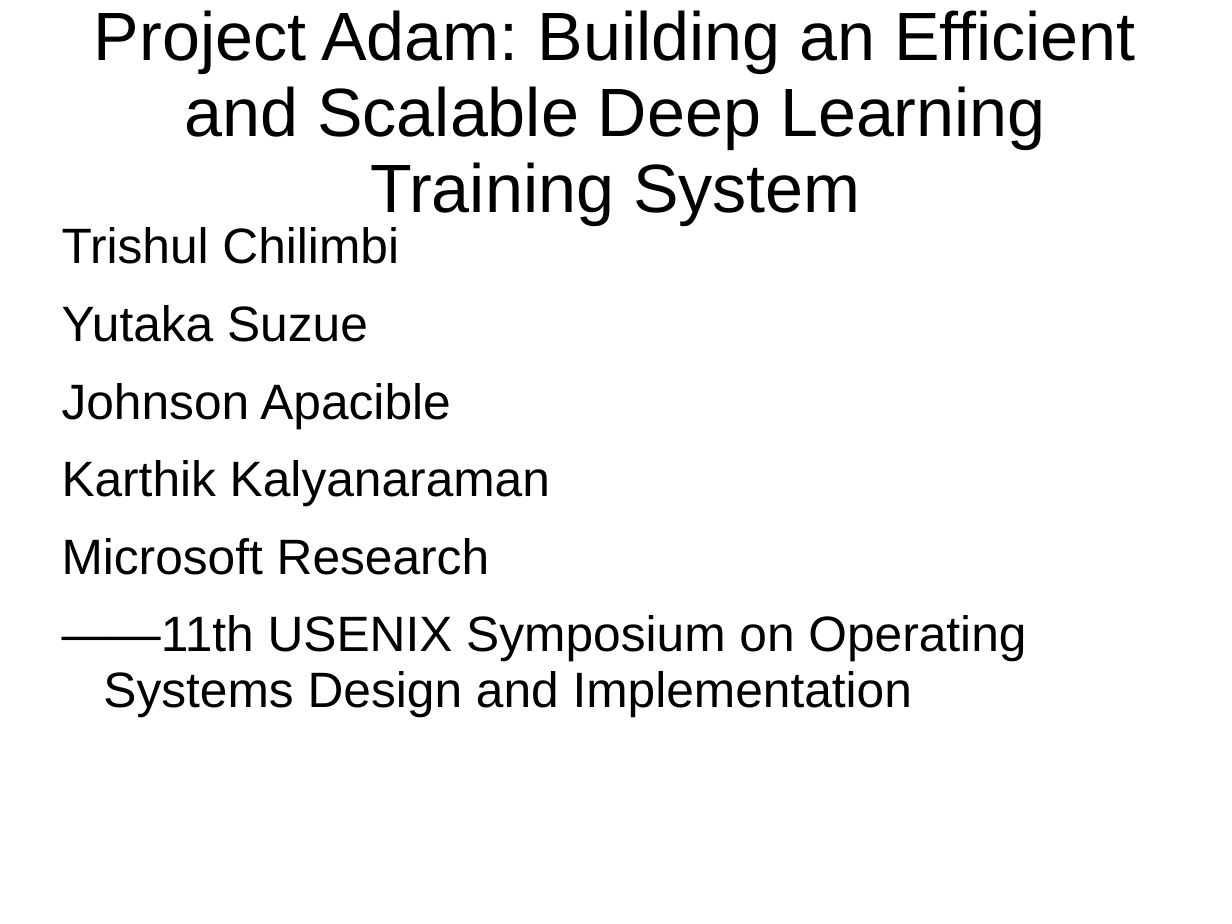
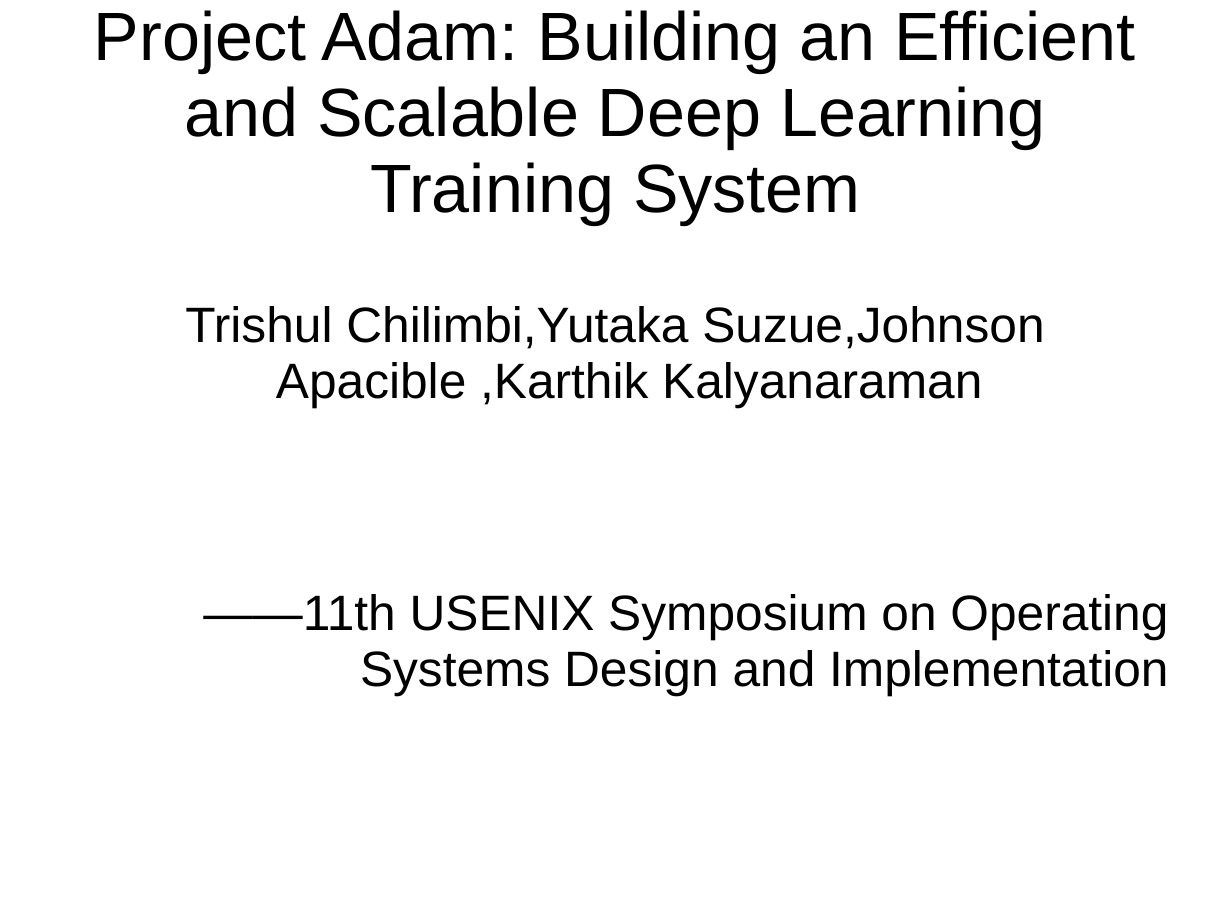
Before and after one commit to GBXU/LearnDemo, a slide deck: slide 3 of Notes/distributed ML systems scalability.pptx. Drawn at 1232x924 pixels with LibreOffice and Linux fonts; fonts in the diff are those of the drawing. Boxes give left, top, right and bottom in pixels: in the first picture for what was removed or moved away, otherwise in the second. Text is boxed around its words. In the diff, an @@ line names an element or a change of style, - is before the commit and + after.

Commit message:
ppt update

```diff
--- a/Notes/distributed ML systems scalability.pptx
+++ b/Notes/distributed ML systems scalability.pptx
@@ text "Trishul Chilimbi,Yutaka Suzue,Johnson Apacible ,Karthik ...": place and size @@
-text "Trishul Chilimbi,Yutaka Suzue,Johnson Apacible ,Karthik ..." at (62,227,1026,716)
+text "Trishul Chilimbi,Yutaka Suzue,Johnson Apacible ,Karthik ..." at (185,306,1168,695)
@@ text at (185,306,1044,407): text changed @@
-Trishul Chilimbi
-Yutaka Suzue
-Johnson Apacible
-Karthik Kalyanaraman
-Microsoft Research
+Trishul Chilimbi,Yutaka Suzue,Johnson Apacible ,Karthik Kalyanaraman
@@ text at (203,594,1168,695): alignment left to right @@
```
Also in this commit, not shown: 1 other slide changed, 7 slides added, 1 slide removed.
